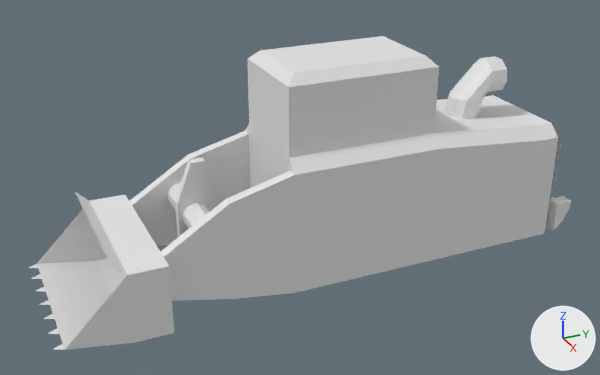
Two versions of the Blender file Low Poly car models/Constuction site/cat 966l wheel loader.blend, one commit apart.
Before and after are seen from a 50 mm lens placed at (11.07, -7.92, 5.8), pointed at (0.07, -2.97, 0.3). Every picture has the same lights, and +X, +Y and +Z are marked at lower right.

The scene before the commit, as lines of its bpy script (objects in view):
```python
me_cube = bpy.data.meshes.new('Cube')
me_cube.from_pydata(...)  # 225 vertices, 151 faces; spans x -1.28..1.28, y -7.15..1.81, z -1.0..2.39
ob_cube = bpy.data.objects.new('Cube', me_cube)
ob_cube.location = (0.0, 0.0, 0.0)
```
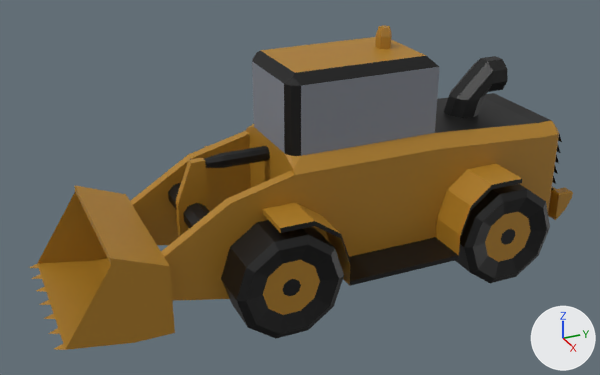
Boxes (x1, y1, x2, y2) around the edits, measured in the pictures (600 x 375 px; the box of a moved part takes in the faces that stretch with it):
'Cube', reshaped, moved
    before: (28, 36, 571, 350)
    after: (29, 25, 573, 350)
part 1 of me_cube, moved or reshaped
    before: (546, 196, 571, 231)
    after: (548, 187, 573, 220)
part 2 of me_cube, moved or reshaped
    before: (443, 56, 507, 119)
    after: (444, 56, 508, 118)
part 3 of me_cube, moved or reshaped
    both: (161, 171, 295, 301)
part 4 of me_cube, moved or reshaped
    before: (130, 131, 250, 245)
    after: (130, 131, 251, 245)
part 5 of me_cube, moved or reshaped
    before: (175, 158, 207, 237)
    after: (176, 158, 208, 237)
part 6 of me_cube, moved or reshaped
    before: (168, 183, 209, 228)
    after: (168, 183, 209, 229)
part 7 of me_cube, moved or reshaped
    before: (53, 344, 65, 350)
    after: (54, 344, 65, 350)
part 8 of me_cube, moved or reshaped
    before: (47, 328, 59, 334)
    after: (48, 328, 60, 334)
part 9 of me_cube, rebuilt (14% shorter)
    before: (245, 36, 558, 293)
    after: (246, 37, 559, 257)
part 10 of me_cube, deleted
    before: (37, 192, 174, 350)
part 11 of me_cube, added
    after: (37, 146, 550, 350)
part 12 of me_cube, added
    after: (375, 25, 392, 49)

The change, as a diff of the scene's bpy script:
```diff
--- a/Low Poly car models/Constuction site/cat 966l wheel loader.blend.py
+++ b/Low Poly car models/Constuction site/cat 966l wheel loader.blend.py
@@ mat_wheel_loader_grey @@
+mat_wheel_loader_grey = principled_material('Wheel loader grey')
+mat_wheel_loader_grey.base_color = (0.227, 0.246, 0.287)  # grey #838892
@@ mat_wheel_loader_black @@
+mat_wheel_loader_black = principled_material('Wheel loader black')
+mat_wheel_loader_black.base_color = (0.0, 0.0, 0.0)  # black #000000
@@ mat_wheel_loader_yellow @@
+mat_wheel_loader_yellow = principled_material('Wheel loader yellow')
+mat_wheel_loader_yellow.base_color = (0.429, 0.209, 0.016)  # brown #af7e22
@@ me_cube @@
 # used by ob_cube; location = (0.0, 0.0, 0.0)
-me_cube.from_pydata(...)  # 225 vertices, 151 faces; spans x -1.28..1.28, y -7.15..1.81, z -1.0..2.39
+me_cube.from_pydata(...)  # 560 vertices, 434 faces; spans x -1.72..1.73, y -5.12..3.84, z -1.3..2.68
+# me_cube part 1: the loose piece of 32 vertices spanning x -1.0..1.0, y 1.51..1.81, z -1.0..-0.44 is scaled about its middle by (1, 1, 0.911), then moved by (0.01, 2.03, 0.15), in mat_wheel_loader_yellow (brown #af7e22)
+# me_cube part 2: the loose piece of 36 vertices spanning x -0.29..0.29, y -0.28..0.71, z 0.99..1.98 is moved by (0.01, 2.03, -0.04), in mat_wheel_loader_black (black #000000)
+# me_cube part 3: the loose piece of 12 vertices spanning x 0.83..1.0, y -5.48..-3.48, z -1.0..0.98 is moved by (0.01, 2.03, -0.04), in mat_wheel_loader_yellow (brown #af7e22)
+# me_cube part 4: the loose piece of 12 vertices spanning x -1.0..-0.83, y -5.48..-3.48, z -1.0..0.98 is moved by (0.01, 2.03, -0.04), in mat_wheel_loader_yellow (brown #af7e22)
+# me_cube part 5: the loose piece of 16 vertices spanning x -0.14..0.0, y -4.96..-4.5, z -0.32..1.0 is moved by (0.01, 2.03, -0.04), in mat_wheel_loader_yellow (brown #af7e22)
+# me_cube part 6: the loose piece of 18 vertices spanning x -0.83..0.83, y -4.89..-4.5, z -0.06..0.34 is moved by (0.01, 2.03, -0.04), in mat_wheel_loader_black (black #000000)
+# me_cube part 7: the loose piece of 3 vertices spanning x 1.12..1.28, y -7.15..-6.99, z -0.85 is moved by (0.01, 2.03, -0.04), in mat_wheel_loader_yellow (brown #af7e22)
+# me_cube part 8: the loose piece of 3 vertices spanning x 0.71..0.87, y -7.15..-6.99, z -0.85 is moved by (0.01, 2.03, -0.04), in mat_wheel_loader_yellow (brown #af7e22)
+# me_cube part 9: the loose piece of 38 vertices spanning x -1.0..1.0, y -3.48..1.51, z -1.0..2.39 is rebuilt with 50 vertices and now spans x -0.99..1.01, y -1.45..3.54, z -0.82..2.35
+# me_cube part 10: the loose piece of 16 vertices spanning x -1.28..1.28, y -6.99..-5.48, z -1.0..0.29 is deleted
+# me_cube part 11: 324 vertices added at x -1.72..1.73, y -4.96..2.83, z -1.3..1.0
+# me_cube part 12: 15 vertices added at x -0.16..0.1, y 0.43..0.66, z 2.35..2.68
+me_cube.materials.append(mat_wheel_loader_yellow)  # brown #af7e22
+me_cube.materials.append(mat_wheel_loader_black)  # black #000000
+me_cube.materials.append(mat_wheel_loader_grey)  # grey #838892
@@ ob_cube @@
 ob_cube = bpy.data.objects.new('Cube', me_cube)
-ob_cube.location = (0.0, 0.0, 0.0)
+ob_cube.location = (0.0, -2.02, 0.04)
```
